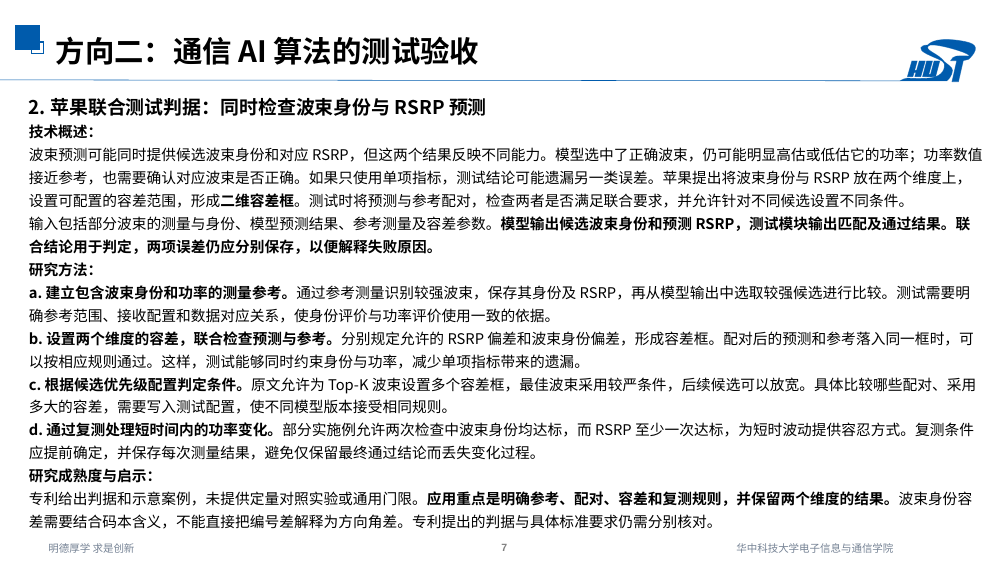
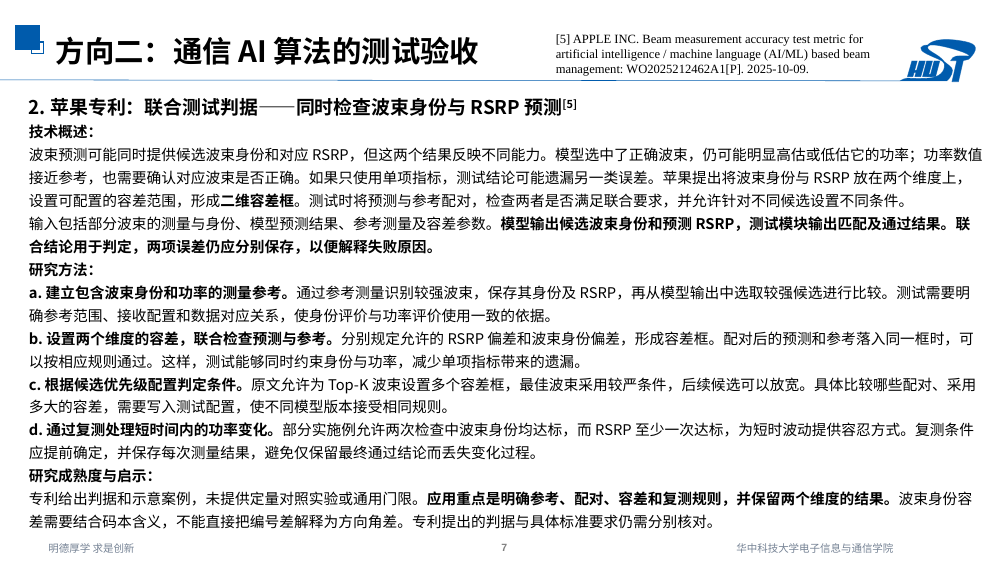
Before and after one commit to strings-pixel/self, a slide deck: slide 7 of 2026.10.10AI与通信融合研究进展调研三.pptx. Drawn at 1008x567 pixels with LibreOffice and Linux fonts; fonts in the diff are those of the drawing. Boxes give left, top, right and bottom in pixels: in the first picture for what was removed or moved away, otherwise in the second. Text is boxed around its words. In the diff, an @@ line names an element or a change of style, - is before the commit and + after.

```diff
--- a/2026.10.10AI与通信融合研究进展调研三.pptx
+++ b/2026.10.10AI与通信融合研究进展调研三.pptx
@@ text added at (556,34,870,76), 12 pt, text #000000 @@
+[5] APPLE INC. Beam measurement accuracy test metric for artificial intelligence / machine language (AI/ML) based beam management: WO2025212462A1[P]. 2025-10-09.
@@ text at (29,98,577,116): text changed @@
-2. 苹果联合测试判据：同时检查波束身份与 RSRP 预测
+2. 苹果专利：联合测试判据——同时检查波束身份与 RSRP 预测[5]
```
Also in this commit, not shown: 6 other slides changed, 1 other file.
